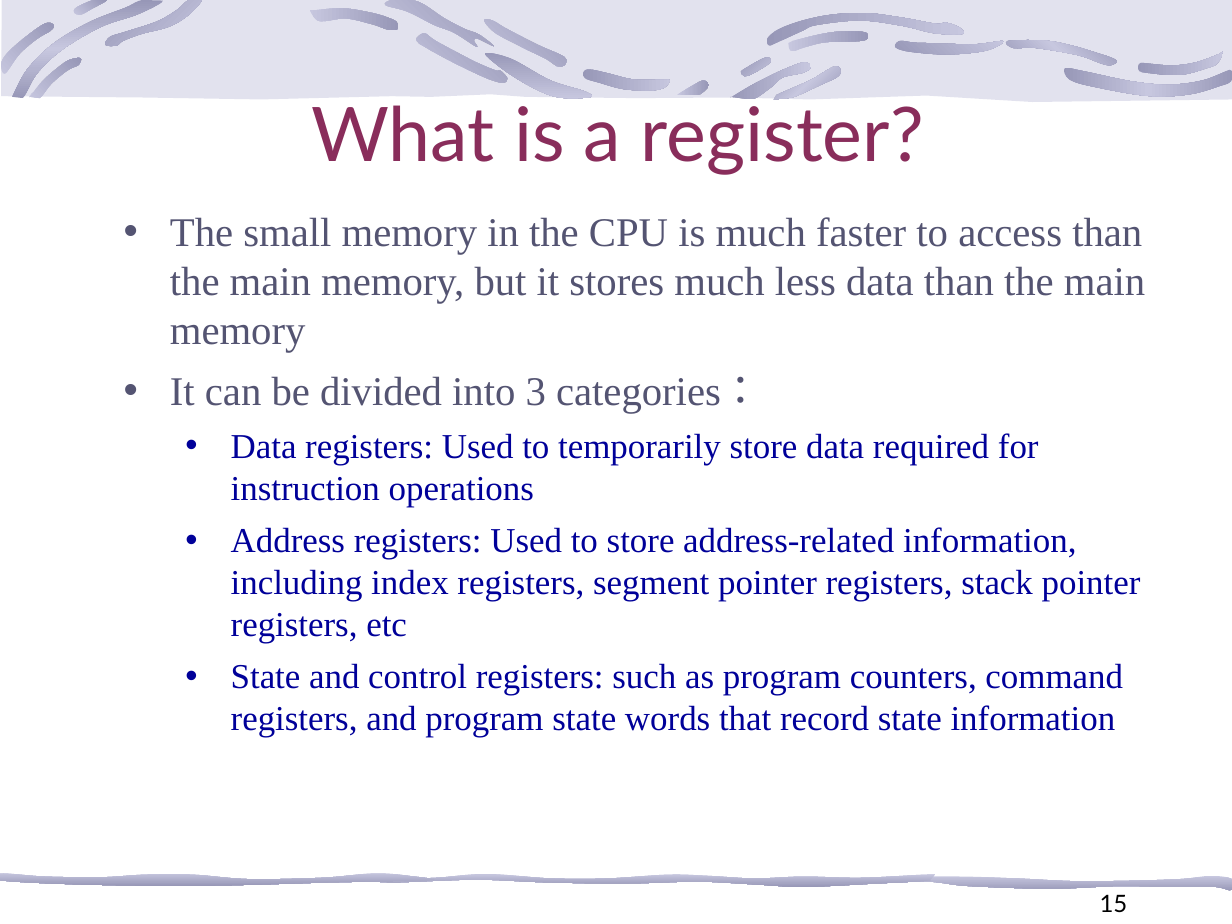
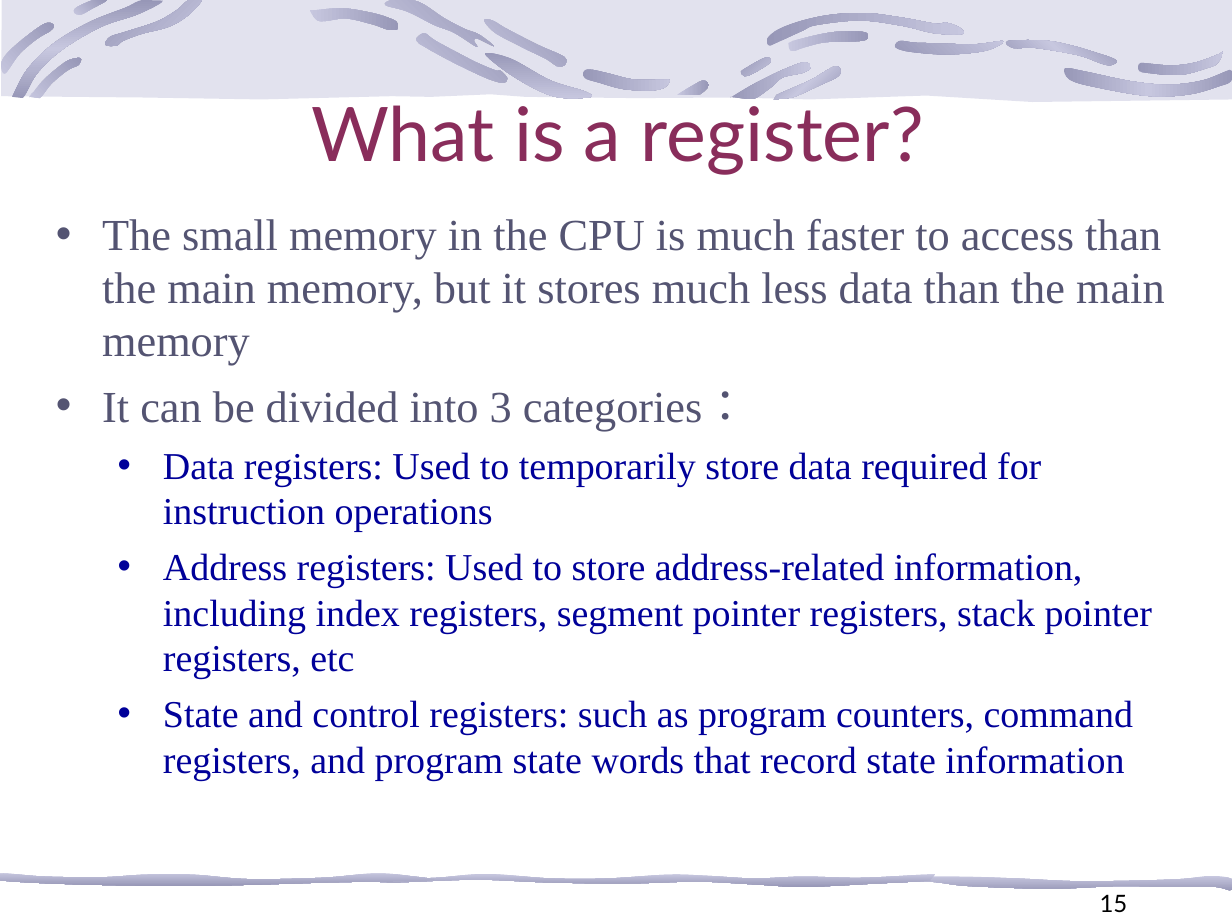
Before and after one commit to kevincdj3269-hash/Operating_System-, a slide deck: slide 15 of Course PPT/CH 1/Chapter 1 Introduction to Operating Systems.pptx.ppt. Drawn at 1232x924 pixels with LibreOffice and Linux fonts; fonts in the diff are those of the drawing; background and template pictures are left out. Boxes give left, top, right and bottom in pixels: in the first picture for what was removed or moved away, otherwise in the second. Text is boxed around its words. In the diff, an @@ line names an element or a change of style, - is before the commit and + after.

```diff
--- a/Course PPT/CH 1/Chapter 1 Introduction to Operating Systems.pptx.ppt
+++ b/Course PPT/CH 1/Chapter 1 Introduction to Operating Systems.pptx.ppt
@@ text "The small memory in the ...": place and size @@
-text "The small memory in the ..." at <box>170,217,1145,738</box>
+text "The small memory in the ..." at <box>102,219,1165,781</box>
@@ text "The small memory in the ..." at <box>102,219,1165,781</box>: size 23.8 to 25.9 pt in "The small memory in the CPU is ...", "It can be divided into 3 categories："; size 20.4 to 22.2 pt in "Data registers: Used to temporarily store data ...", "Address registers: Used to store address-related information ...", "State and control registers: such as program ..." @@
```
Also in this commit, not shown: 17 other slides changed.
